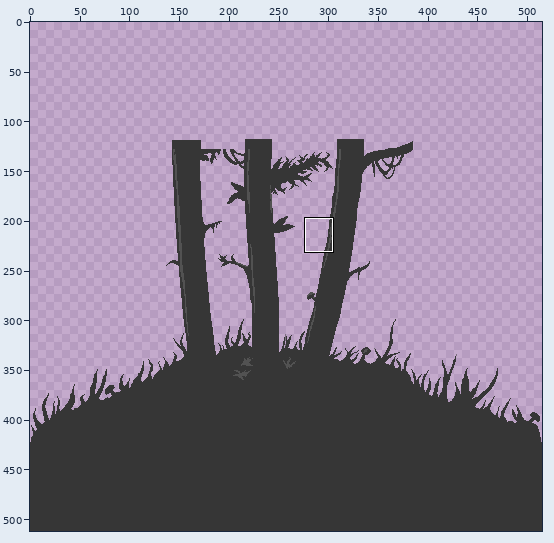
Two states of a pixel-art file, Assets/_Sprites/trees in the bg.aseprite. Above: a wide view before the commit, with the close-up outlined.
Close-up. As it was:
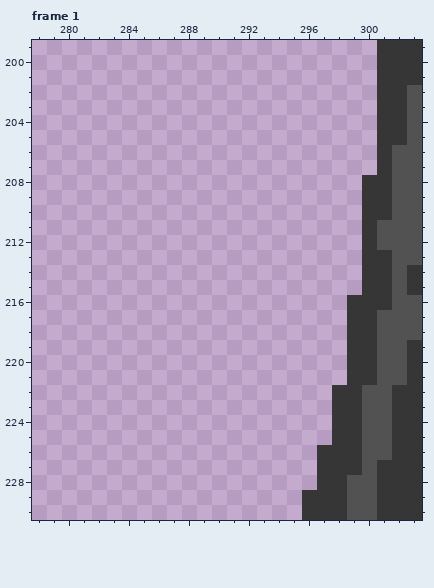
515x512 pixels, 2 frames. Shown: frame 1: x 278..303, y 199..230. The commit also changed other frames or places, which this record leaves out.
And afterwards:
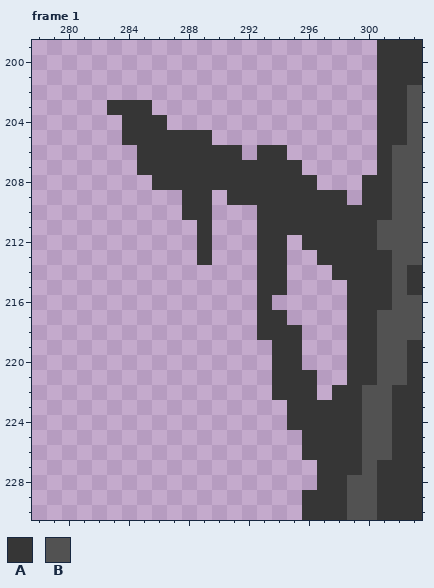
Palette (. is transparent): A #363636  B #525252
Edits made:
Frame 1, layer "backgrounds":
y 203: x 283..285 ... -> AAA
y 204: x 284..286 ... -> AAA
y 205: x 284..289 ...... -> AAAAAA
y 206: x 285..291 ....... -> AAAAAAA; x 293..294 .. -> AA
y 207: x 285..295 ........... -> AAAAAAAAAAA
y 208: x 286..296 ........... -> AAAAAAAAAAA
y 209: x 288..289 .. -> AA; x 291..298 ........ -> AAAAAAAA
y 210: x 288..289 .. -> AA; x 293..299 ....... -> AAAAAAA
y 211: x 289 . -> A; x 293..299 ....... -> AAAAAAA
y 212: x 289 . -> A; x 293..294 .. -> AA; x 296..299 .... -> AAAA
y 213: x 289 . -> A; x 293..294 .. -> AA; x 297..299 ... -> AAA
y 214: x 293..294 .. -> AA; x 298..299 .. -> AA
y 215: x 293..294 .. -> AA; x 299 . -> A
y 216: x 293 . -> A
y 217: x 293..294 .. -> AA
y 218: x 293..295 ... -> AAA
y 219..220: x 294..295 .. -> AA
y 221..222: x 294..296 ... -> AAA
y 223..224: x 295..297 ... -> AAA
y 225: x 296..297 .. -> AA
y 226: x 296 . -> A
